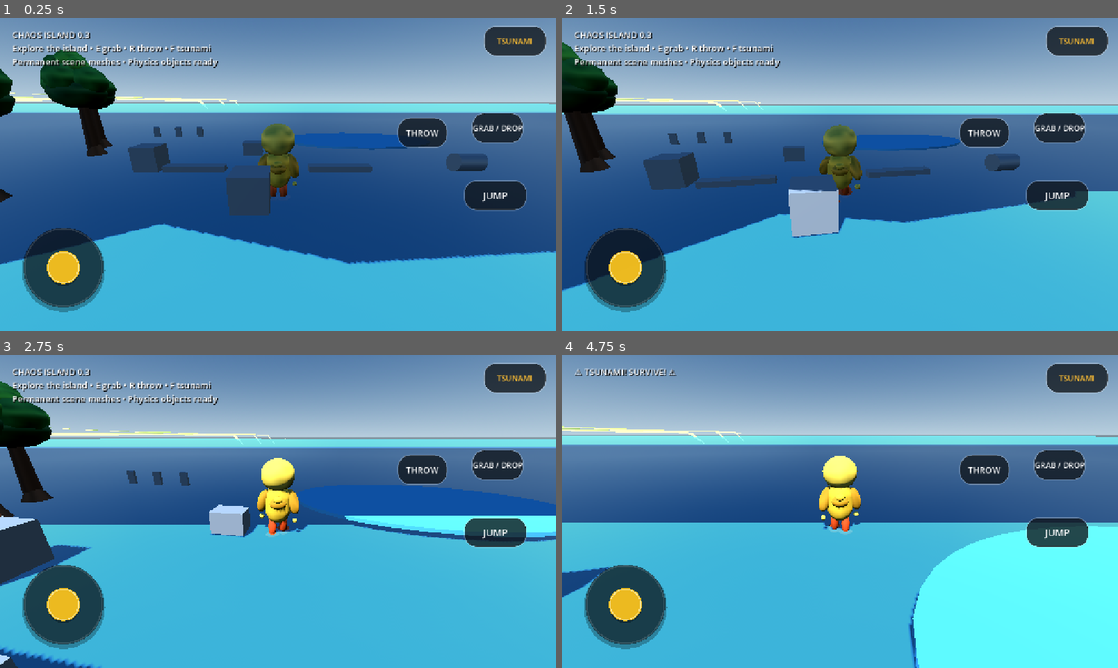
Above: before the commit, frames 1-4 (two rows, left to right).
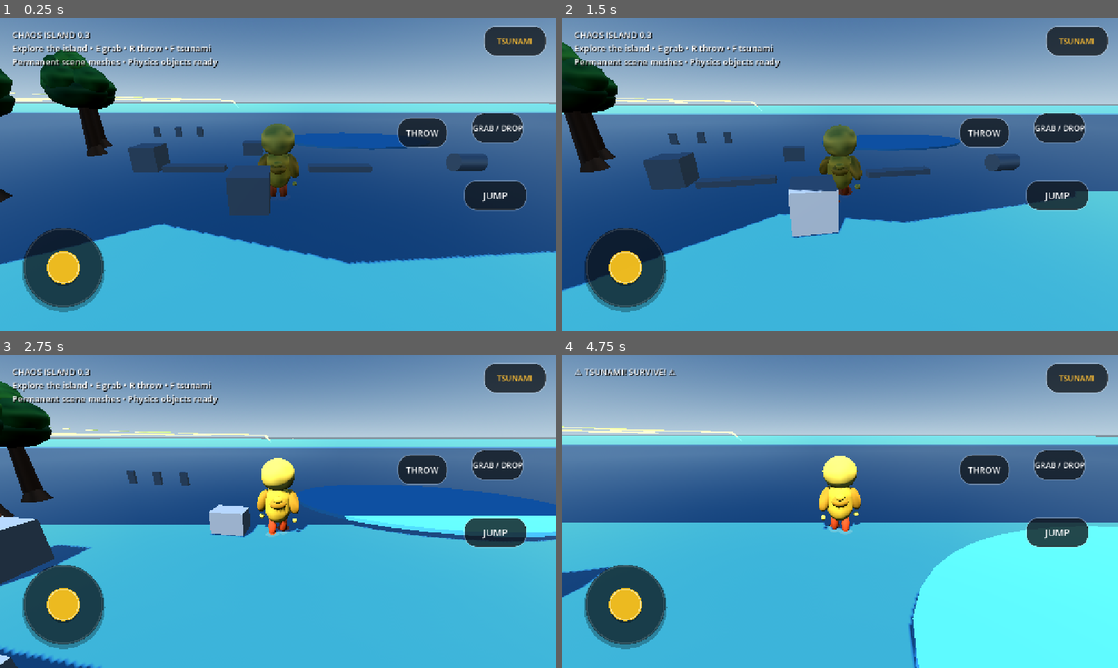
Above: after the commit, the same moments.

Repository: manojoffl-git/chaos-island-build
Game: Godot game, scene res://scenes/Main.tscn
The game is run twice, just before and just after one commit, with the same random seed, the same clock (stepped at 60 frames per second) and the same inputs.
Inputs (mouse positions are in pixels of both pictures, inside the frame that each line leads up to):
- Up to frame 1 (0.25 s): no input
- Up to frame 2 (1.5 s): click "JUMP" at 0.5 s; tap Enter at 1.25 s; move the mouse to (867, 174) at 1.27 s; hold W (move_forward) from 1.28 s (still down); tap E (grab) at 1.35 s; click (867, 174) at 1.42 s
- Up to frame 3 (2.75 s): keep holding W (move_forward); tap Space (jump) at 1.52, 2.27 s; move the mouse to (250, 511) at 2.02 s; tap R (throw) at 2.1 s
- Up to frame 4 (4.75 s): keep holding W (move_forward); move the mouse to (851, 505) at 2.77 s; tap F at 2.85 s; move the mouse to (834, 517) at 3.52 s; tap E (grab) at 3.6 s; click (834, 517) at 3.67 s; tap Space (jump) at 3.77, 4.52 s; move the mouse to (878, 514) at 4.27 s; tap R (throw) at 4.35 s

The runs differ from the first frame. In frame 1, 0.1% of the frame differs, in the area x 2-43%, y 25-30%; in frame 2, 0.1%; in frame 3, 0.1%; in frame 4, 0.2%, in the area x 0-33%, y 23-29%.

Commit message:
Fix full island coverage and terrain shape

Diff:
--- a/shaders/IslandTerrain.gdshader
+++ b/shaders/IslandTerrain.gdshader
@@ -6,7 +6,7 @@
 
 float island_radius(vec2 p) {
     float a = atan(p.y, p.x);
-    return 430.0 + 45.0 * sin(2.0 * a + 0.4) + 28.0 * sin(5.0 * a - 1.1) + 18.0 * sin(9.0 * a + 0.7);
+    return 410.0 + 28.0 * sin(2.0 * a + 0.4) + 18.0 * sin(5.0 * a - 1.1) + 10.0 * sin(9.0 * a + 0.7);
 }
 
 float terrain_height_at(vec2 p) {
@@ -38,10 +38,8 @@
     float path = 1.0 - smoothstep(6.0, 16.0, best);
     h -= path * 2.8;
 
-    // Small walkable summit plateau.
     if (rr < 24.0) h = max(h, 102.0);
 
-    // Pull the coastline smoothly down to sea level.
     if (r > boundary - 12.0)
         h *= max(0.0, (boundary - r) / 12.0);
 
